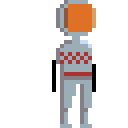
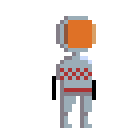
Layer changes from the first 128x128 image to the second:
painted on "Background" over (52, 0, 96, 128)
